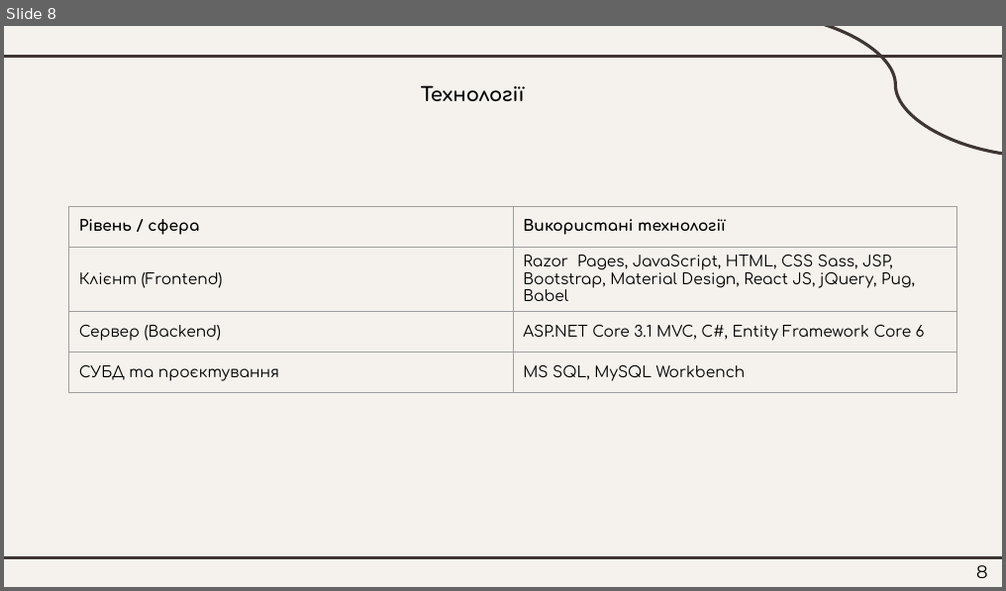
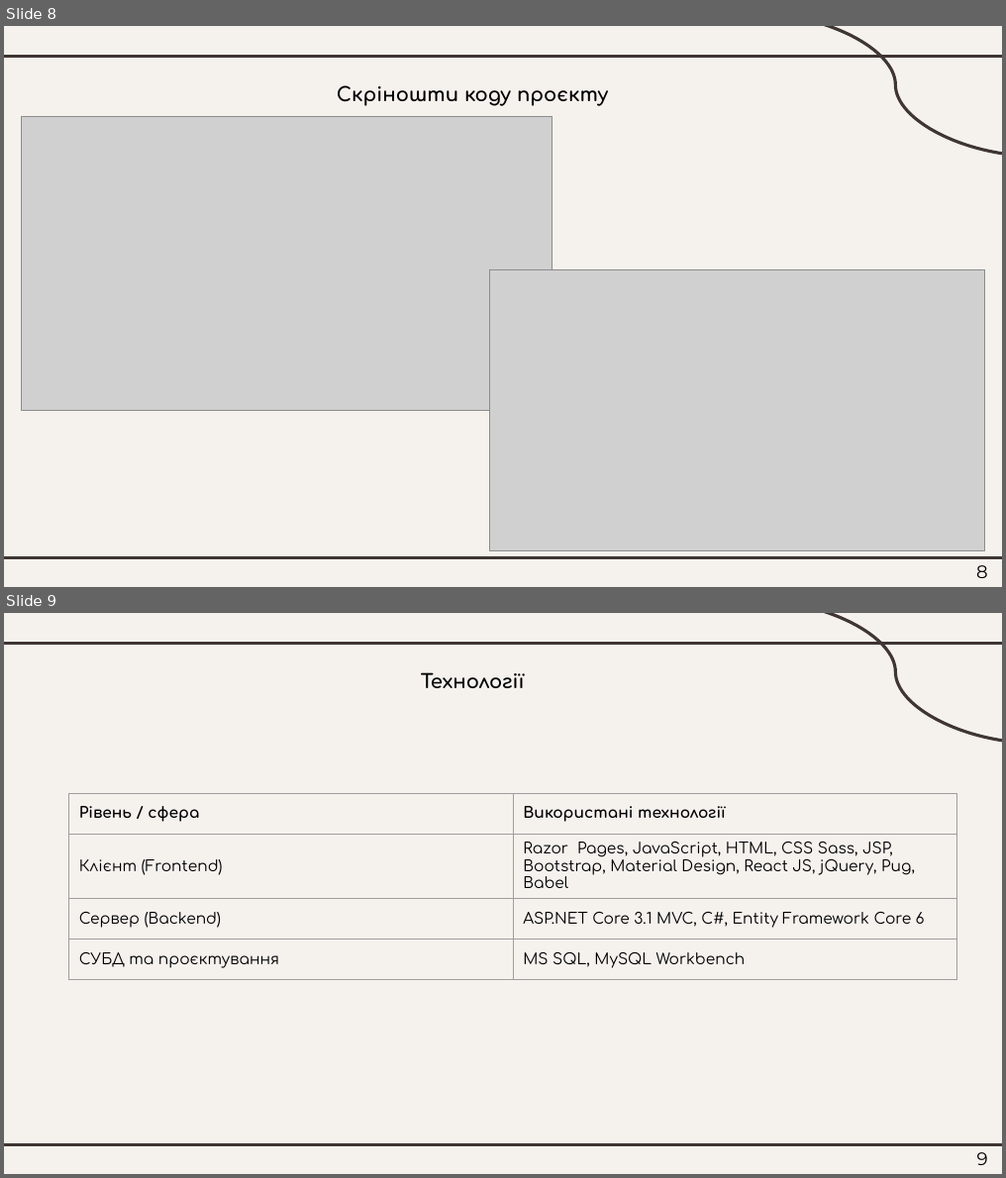
Before and after one commit to NureVakhnenkoDmytro/2025_B_PI_PZPI-21-3_Vakhnenko_D_O, a slide deck: 2025_Б_ПІ_ПЗПІ-21-3_Вахненко_Д_О.pptx. Shown one above the other, each under a label of ours: slide 8 before the commit, slides 8 and 9 after it. The pictures are 1006x591 and 1006x1178 pixels, drawn with LibreOffice and Linux fonts; fonts in the diff are those of the drawing; grey boxes stand for pictures. Boxes give left, top, right and bottom in pixels: in the first picture for what was removed or moved away, otherwise in the second. Text is boxed around its words. In the diff, an @@ line names an element or a change of style, - is before the commit and + after.

```diff
--- a/2025_Б_ПІ_ПЗПІ-21-3_Вахненко_Д_О.pptx
+++ b/2025_Б_ПІ_ПЗПІ-21-3_Вахненко_Д_О.pptx
@@ slide 8 added at (4,26,1002,587), background #F5F2EE; not listed: 3 template elements that a slide beside it also shows @@
@@ text added at (337,85,608,106), 14 pt, text #000000, bold @@
+Скріношти коду проєкту
@@ picture added at (21,117,551,411) @@
@@ picture added at (490,271,985,551) @@
@@ page number added at (976,566,988,578), 13 pt, text #000000 @@
+8
@@ what was slide 8 is now slide 9 @@
@@ page number at (977,1153,988,1165): text changed @@
-8
+9
```
